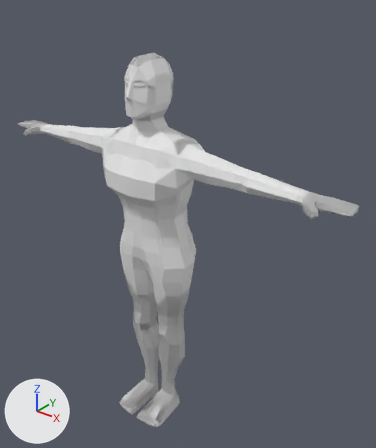
What one commit did to the FBX model Assets/GameObjects/Characters/Humans/PlayerCharacters/Person.fbx.
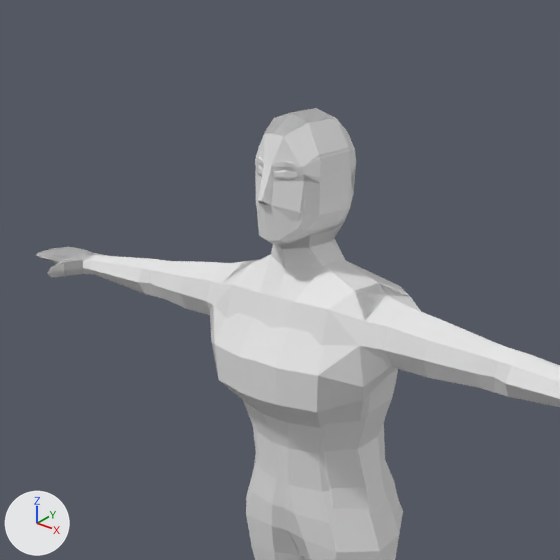
There are two pictures of each version: one whole from a camera (50 mm lens) standing at (2.811, -2.773, 3.989) and looking at (0.188, 0.506, 1.956), one close up on the part from 0% to 73% of the width and 0% to 61% of the height. Lighting does not change. The marker at lower left points along +X, +Y and +Z. Where no turn or scale is listed for an object, it has been applied to the vertices.

Script lines for the objects in view, before the commit:
```python
me_cube_001 = bpy.data.meshes.new('Cube.001')
me_cube_001.from_pydata(...)  # 689 vertices, 708 faces; spans x -1.76..1.76, y -0.12..0.55, z -0.02..3.43
me_cube_006 = bpy.data.meshes.new('Cube.006')
me_cube_006.from_pydata(...)  # 689 vertices, 708 faces; spans x -1.76..1.76, y -0.12..0.54, z -0.02..3.43
ob_female = bpy.data.objects.new('Female', me_cube_006)
ob_female.location = (0.0, 0.0, 0.0)
ob_male = bpy.data.objects.new('Male', me_cube_001)
ob_male.location = (0.0, 0.0, 0.0)
```
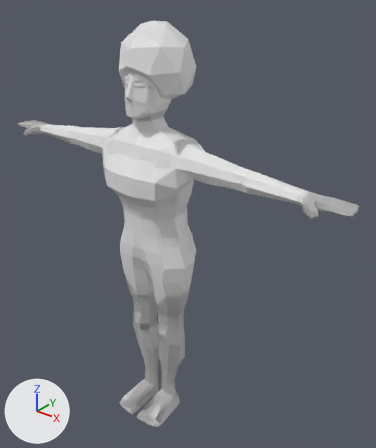
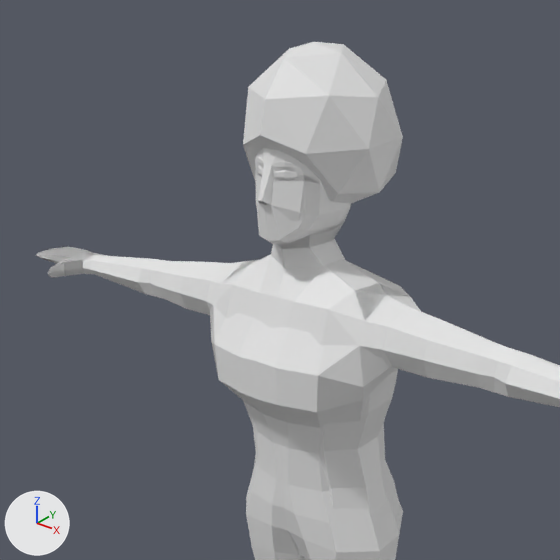
Location of each change, (x1, y1, x2, y2) in pixels of the close-ups (560 x 560 px):
'Afro', added: after (243, 42, 403, 204)

What the commit changed:
Mesh me_icosphere is new.
It has 33 vertices, 62 faces and spans x -0.312..0.312, y 0.026..0.66, z 3.019..3.659.
Object 'Afro' (ob_afro) is new; it shows me_icosphere.
Its location is (0.0, 0.0, 0.0).
